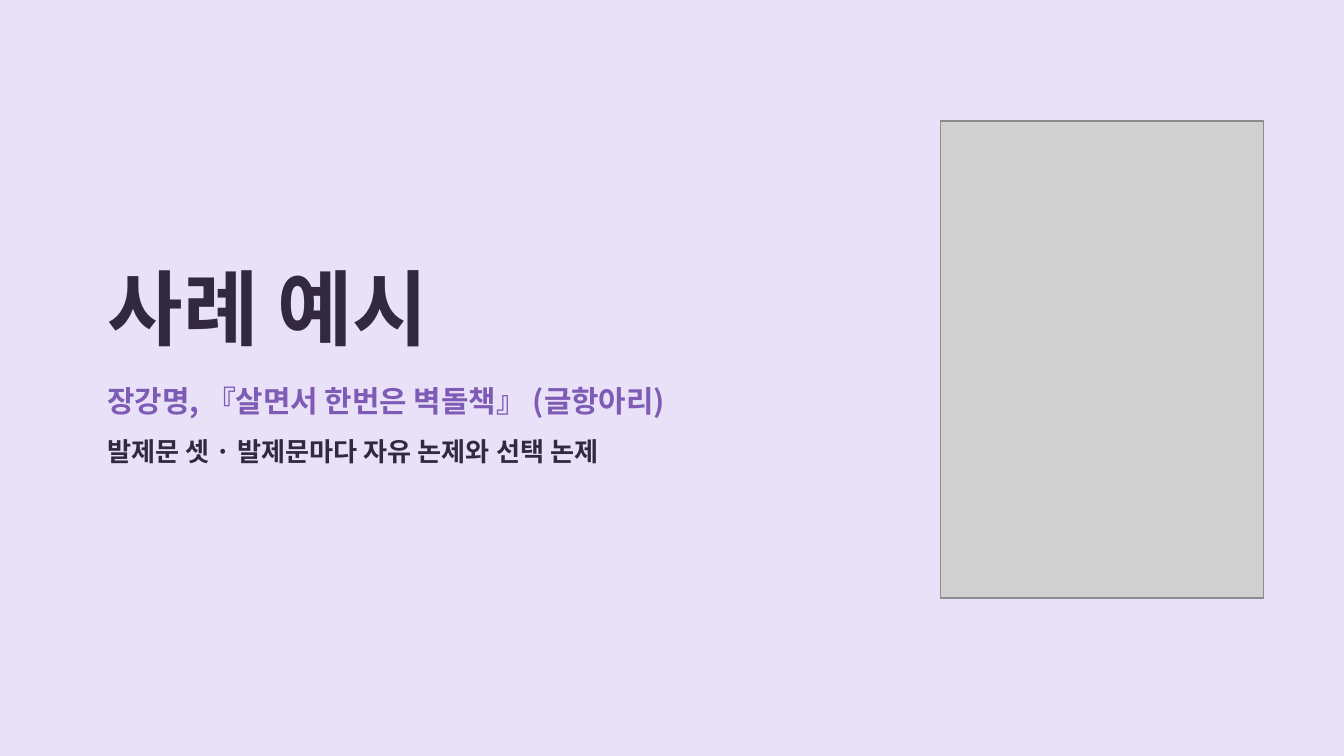
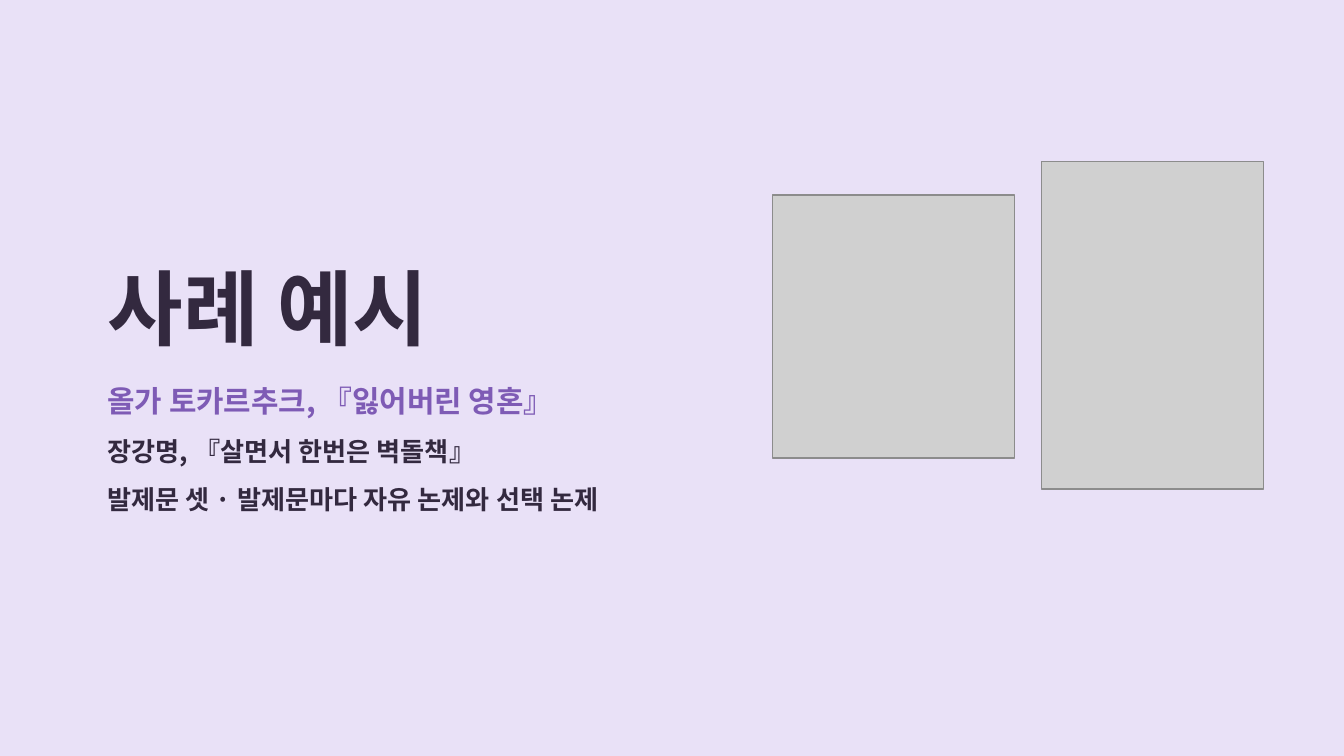
Before and after one commit to outis-books/bookclub, a slide deck: slide 10 of question-reading/question-reading.pptx. Drawn at 1344x756 pixels with LibreOffice and Linux fonts; fonts in the diff are those of the drawing; grey boxes stand for pictures. Boxes give left, top, right and bottom in pixels: in the first picture for what was removed or moved away, otherwise in the second. Text is boxed around its words. In the diff, an @@ line names an element or a change of style, - is before the commit and + after.

```diff
--- a/question-reading/question-reading.pptx
+++ b/question-reading/question-reading.pptx
@@ picture: place and size @@
-picture at box(941, 121, 1263, 598)
+picture at box(1042, 161, 1263, 489)
@@ picture added at box(773, 195, 1015, 458) @@
@@ text at box(108, 386, 554, 467): text changed @@
-장강명, 『살면서 한번은 벽돌책』 (글항아리)
+올가 토카르추크, 『잃어버린 영혼』
+장강명, 『살면서 한번은 벽돌책』
```
Also in this commit, not shown: 1 other slide changed, 4 other files.
